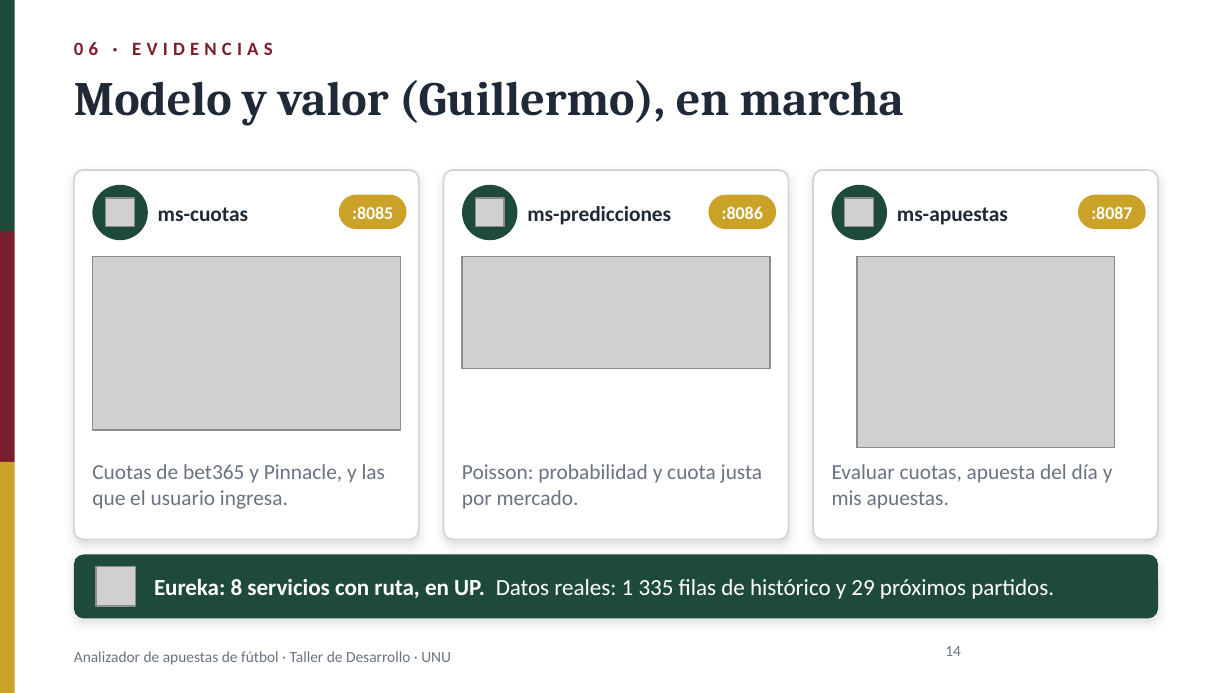
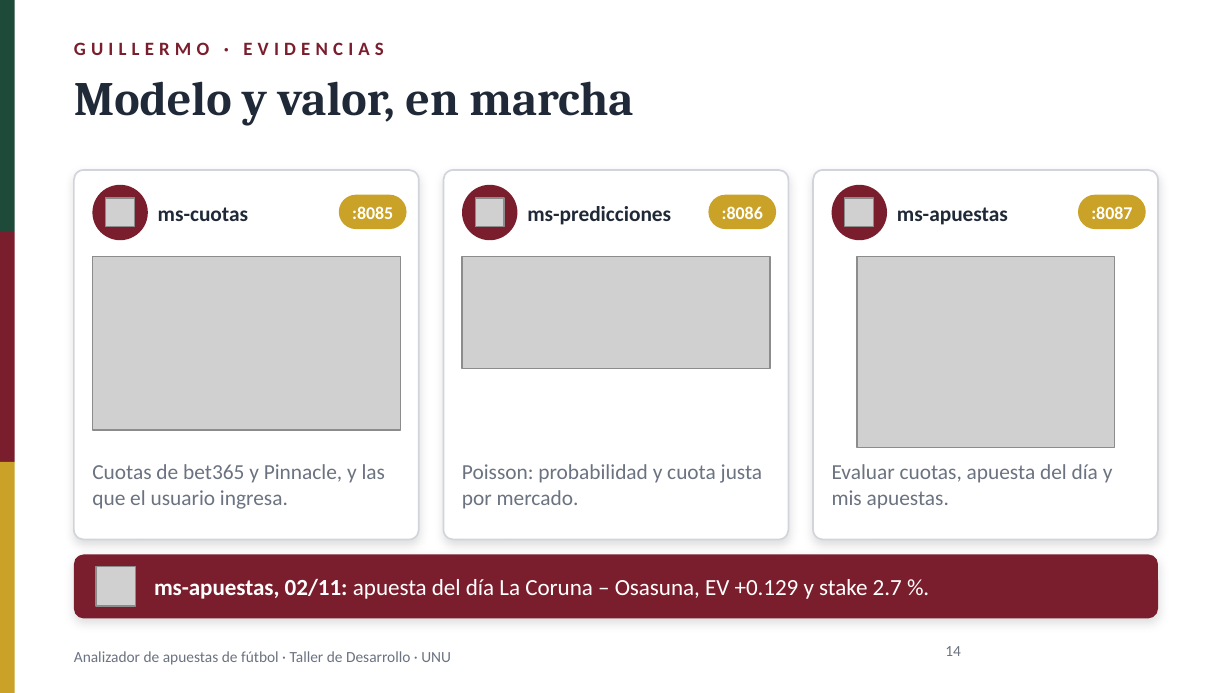
Before and after one commit to Renindstone/app-apuestas-universidad, a slide deck: slide 14 of docs/PresentacionApuestas_2nov2026.pptx. Drawn at 1232x693 pixels with LibreOffice and Linux fonts; fonts in the diff are those of the drawing; grey boxes stand for pictures; background and template pictures are left out. Boxes give left, top, right and bottom in pixels: in the first picture for what was removed or moved away, otherwise in the second. Text is boxed around its words. In the diff, an @@ line names an element or a change of style, - is before the commit and + after.

```diff
--- a/docs/PresentacionApuestas_2nov2026.pptx
+++ b/docs/PresentacionApuestas_2nov2026.pptx
@@ text at bbox=[74, 42, 383, 55]: text changed @@
-06 · EVIDENCIAS
+GUILLERMO · EVIDENCIAS
@@ text at bbox=[74, 81, 633, 125]: text changed @@
-Modelo y valor (Guillermo), en marcha
+Modelo y valor, en marcha
@@ fill #1E4A3A to #7A1E2D in 4 elements at bbox=[92, 185, 148, 240], bbox=[462, 185, 517, 240], bbox=[832, 185, 887, 240], bbox=[74, 554, 1158, 618] @@
@@ text at bbox=[154, 578, 902, 599]: text changed @@
-Eureka: 8 servicios con ruta, en UP. Datos reales: 1 335 filas de histórico y 29 próximos partidos.
+ms-apuestas, 02/11: apuesta del día La Coruna – Osasuna, EV +0.129 y stake 2.7 %.
```
Also in this commit, not shown: 15 other slides changed, 8 slides added, 1 slide removed, 3 other files.
